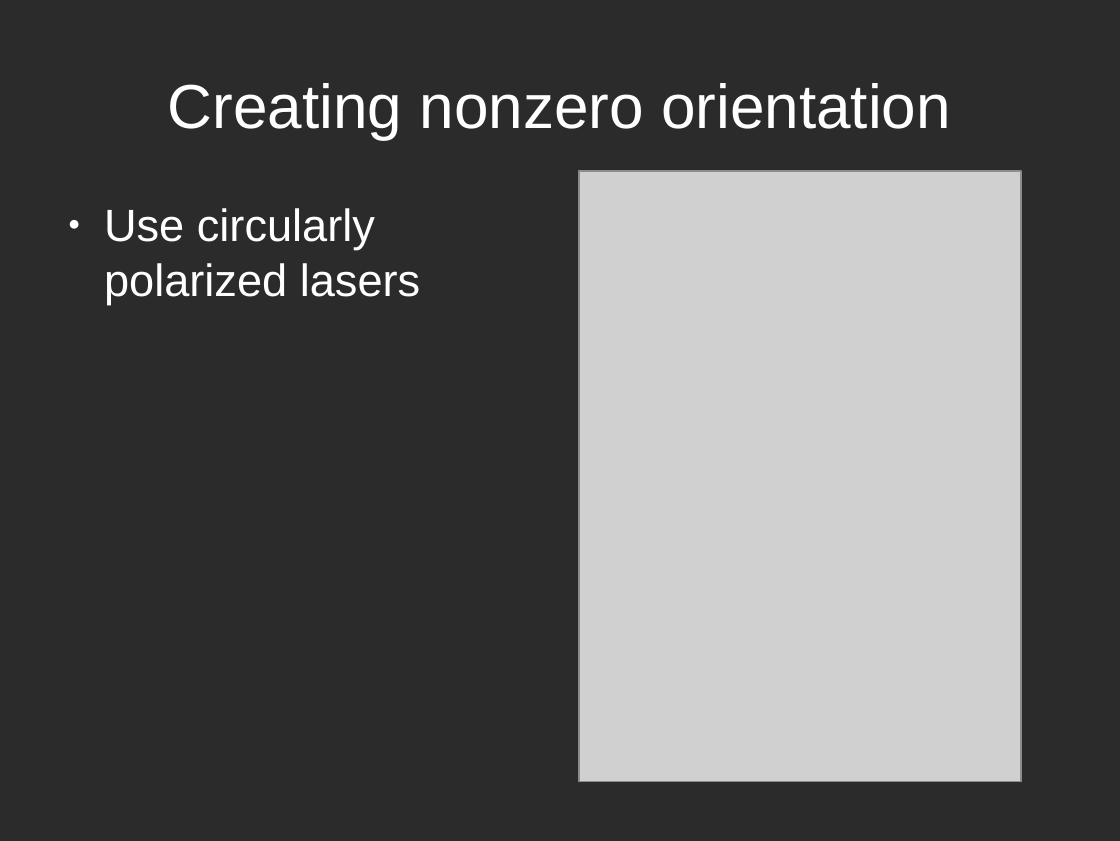
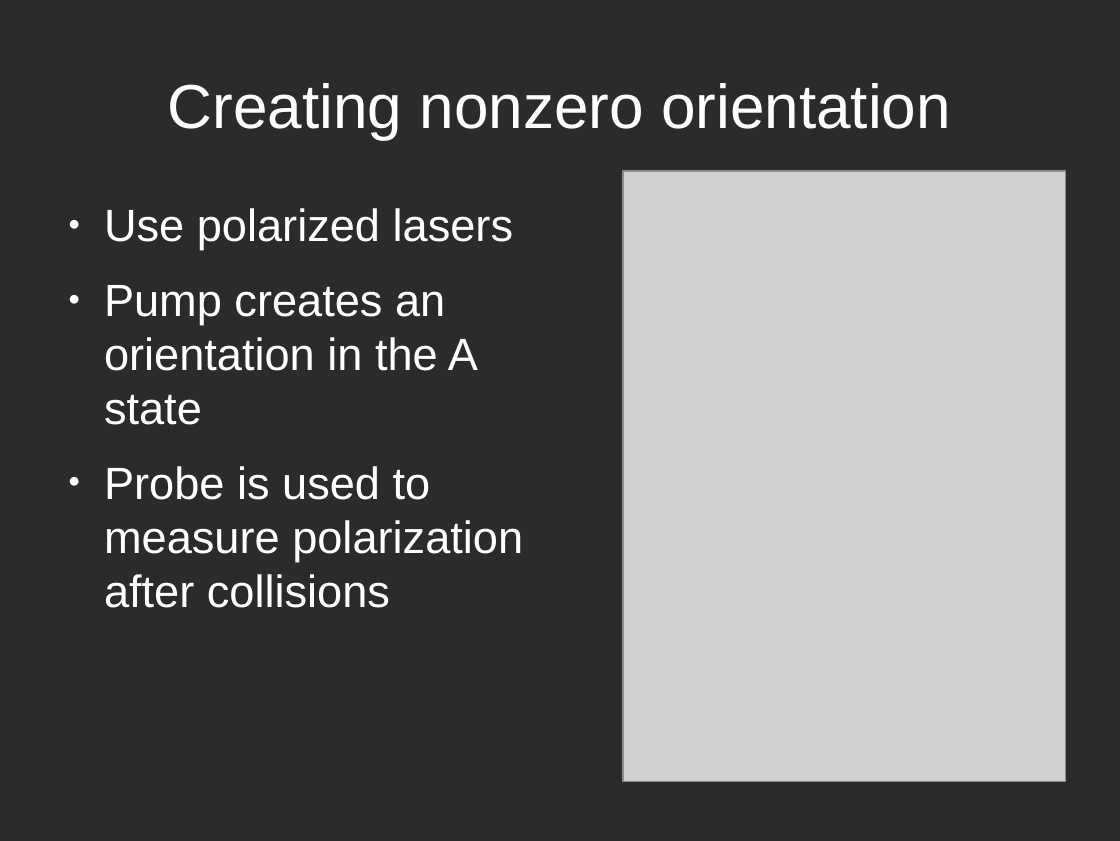
Before and after one commit to atowneND/HeNaK_Collisions, a slide deck: slide 6 of Presentation.odp (slide 7 before the commit). Drawn at 1120x841 pixels with LibreOffice and Linux fonts; fonts in the diff are those of the drawing; grey boxes stand for pictures; background and template pictures are left out; a plain dark background stands for a picture behind light text. Boxes give left, top, right and bottom in pixels: in the first picture for what was removed or moved away, otherwise in the second. Text is boxed around its words. In the diff, an @@ line names an element or a change of style, - is before the commit and + after.

```diff
--- a/Presentation.odp
+++ b/Presentation.odp
@@ picture: place and size @@
-picture at [579, 171, 1021, 781]
+picture at [623, 171, 1065, 781]
@@ text removed at [104, 208, 420, 304] @@
-● Use circularly polarized lasers
@@ text added at [104, 208, 523, 608], 32 pt, text #FFFFFF @@
+● Use polarized lasers
+● Pump creates an orientation in the A state
+● Probe is used to measure polarization after collisions
```
Also in this commit, not shown: 3 other slides changed, 1 slide added, 8 other files.
